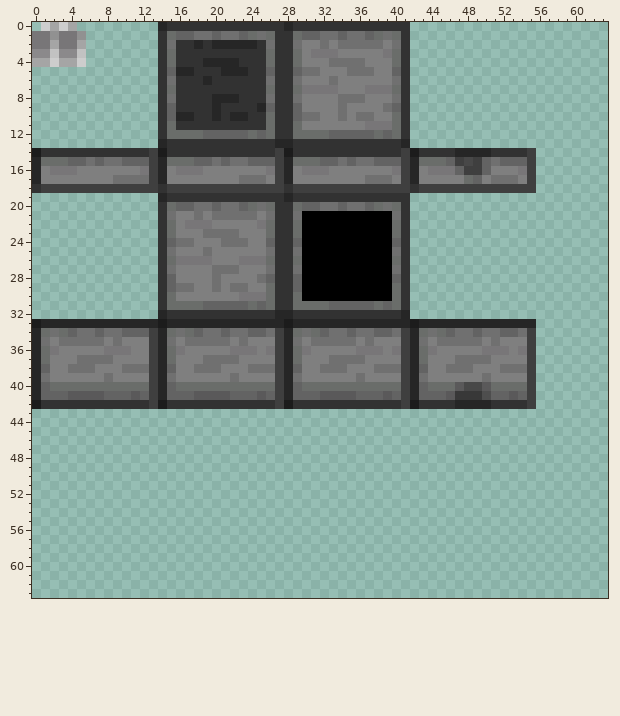
Two states of a pixel-art sprite, src/main/resources/assets/ancient_puzzles/textures/model/ancient_chest.png. Above, as it was before the edit.
The file is 64x64 pixels. Colours within 5 levels of each other are drawn and written as one.
Now the later version:
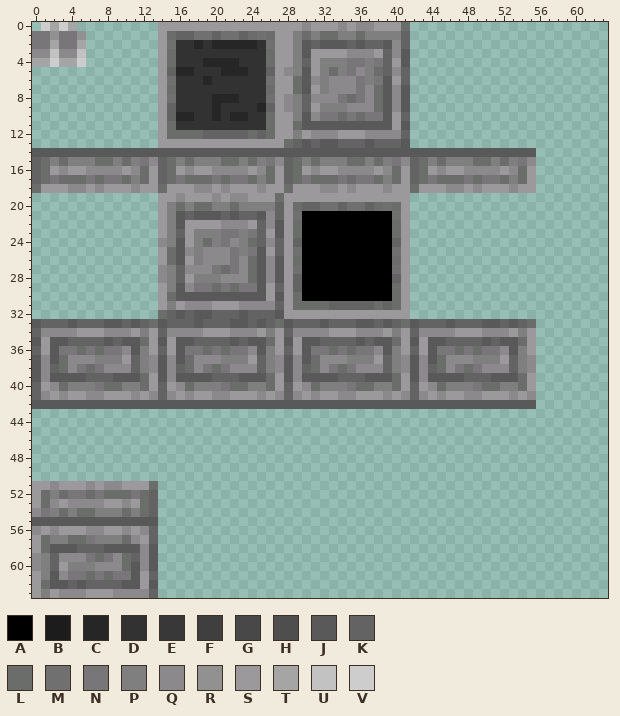
Palette (. is transparent): A #000000  B #1c1c1c  C #262626  D #323232  E #383838  F #3f3f3f  G #484848  H #4e4e4e  J #5a595a  K #636363  L #6a6d6a  M #707070  N #787678  P #7f7f7f  Q #8b898b  R #919191  S #9c999c  T #a5a5a5  U #c2c2c2  V #cdcdcd
The commit says: Retexture chest block
Difference:
Changed rows in their new state; - is an unchanged pixel.
first column x 0:
 0 --------------SSSSSSSSSSSSSSSSQSSSQSQQSSSL--------------
 1 --------------S------------SSPLPLLPPLPPPPK--------------
 2 --------------S------------SSPJKJJJKJKKJQK--------------
 3 --------------S------------SSPJSSSSQQQSKQJ--------------
 4 --------------S------------SSPKS-PPNN-NKSJ--------------
 5 --------------S------------SQPJS-L-NQPLKQK--------------
 6 --------------S------------SSLJQ-QQQN-NJSK--------------
 7 --------------S------------SS-JSPQQQNQLJQJ--------------
 8 --------------S------------SQPKQQQNLNQLJQJ--------------
 9 --------------S------------SQPKS--PQQQLJQJ--------------
10 --------------S------------SSPJQNNLNLNNJSK--------------
11 --------------S------------SS-JJJJJJJJJJSJ--------------
12 --------------S------------SSPSQQQSSSQQQQK--------------
13 --------------SSSSSSSSSSSSSSLKJKJJKKKJKKKJ--------------
14 JJJJJJJJJJJJJJJJJJJJJJJJJJJJJJJJJJJJJJJJJJJJJJJJJJJJJJJJ
15 K-P-PPPLLPLPNQK-P-PPPLLPLPNQK-P-PPPLLPLPNQK-P-PPPLLPLPNQ
16 KLSQSSQQQQSQLSKLSQSSQQQQSQLSKLSQSSQQQQSQLSKLSQSSQQQQSQLS
17 KLNLLLNLNNLPLSKLNLLLNLNNLPLSKLNLLLNLNNLPLSKLNLLLNLNNLPLS
18 LSSSQQSQSSSQSSLSSSQQSQSSSQSSLSSSQQSQSSSQSSLSSSQQSQSSSQSS
19 --------------SSQSSSQSQQSSSLSSSSSSSSSSSSSS--------------
20 --------------SPLPLLPPLPPPPKS------------S--------------
21 --------------SPJKJJJKJKKJQKS------------S--------------
22 --------------SPJSSSSQQQSKQJS------------S--------------
23 --------------SPKS-PPNN-NKSJS------------S--------------
24 --------------QPJS-L-NQPLKQKS------------S--------------
25 --------------SLJQ-QQQN-NJSKS------------S--------------
26 --------------S-JSPQQQNQLJQJS------------S--------------
27 --------------QPKQQQNLNQLJQJS------------S--------------
28 --------------QPKS--PQQQLJQJS------------S--------------
29 --------------SPJQNNLNLNNJSKS------------S--------------
30 --------------S-JJJJJJJJJJSJS------------S--------------
31 --------------SPSQQQSSSQQQQKS------------S--------------
32 --------------LKJKJJKKKJKKKJSSSSSSSSSSSSSS--------------
33 JKKKJKKKJJKJKLJKKKJKKKJJKJKLJKKKJKKKJJKJKLJKKKJKKKJJKJKL
34 KQQQQSSSQQQSPSKQQQQSSSQQQSPSKQQQQSSSQQQSPSKQQQQSSSQQQSPS
35 JSJJKKKKJKJJLSJSJJKKKKJKJJLSJSJJKKKKJKJJLSJSJJKKKKJKJJLS
36 KSJNNLNL--QJ-SKSJNNLNL--QJPSKSJNNLNL--QJPSKSJNNLNL--QJPS
37 JQJLQQQPP-SK-QJQJLQQQPP-SK-QJQJLQQQPP-SK-QJQJLQQQPP-SK-Q
38 JQKLQNLNQQQKPQJQKLQNLNQQQKPQJQKLQNLNQQQKPQJQKLQNLNQQQKPQ
39 JQJJJJKKKJJJLSJQJJJJKKKJJJLSJQJJJJKKKJJJLSJQJJJJKKKJJJLS
40 KSQ-PPPN--PP-SKSQ-PPPN--PP-SKSQ-PPPN--PP-SKSQ-PPPNL-PP-S
41 KQSQSSQQSSSQSQKQSQSSQQSSSQSQKQSQSSQQSSSQSQKQSQSSQQSSSQSQ
42 JJJJJJJJJJJJJJJJJJJJJJJJJJJJJJJJJJJJJJJJJJJJJJJJJJJJJJJJ
first column x 0:
51 SSQSSSQSQQSSSL
52 SLPLNNLNLLLNLK
53 SLQSQQQQSSQSLK
54 QNPLPLLPPPLPLK
55 JJJJJJJJJJJJJJ
56 QSQSSSQQSSQSQK
57 SLPPLLNPPPLQSK
58 SLJJJKKKJJJJQJ
59 QPKQQQNLNQLKQJ
60 QPKSPPPQQQLJQJ
61 SPJQNNLNLNNJSK
62 SLJJKJKKKKJJSJ
63 SPSQQQSSSQQQQK
